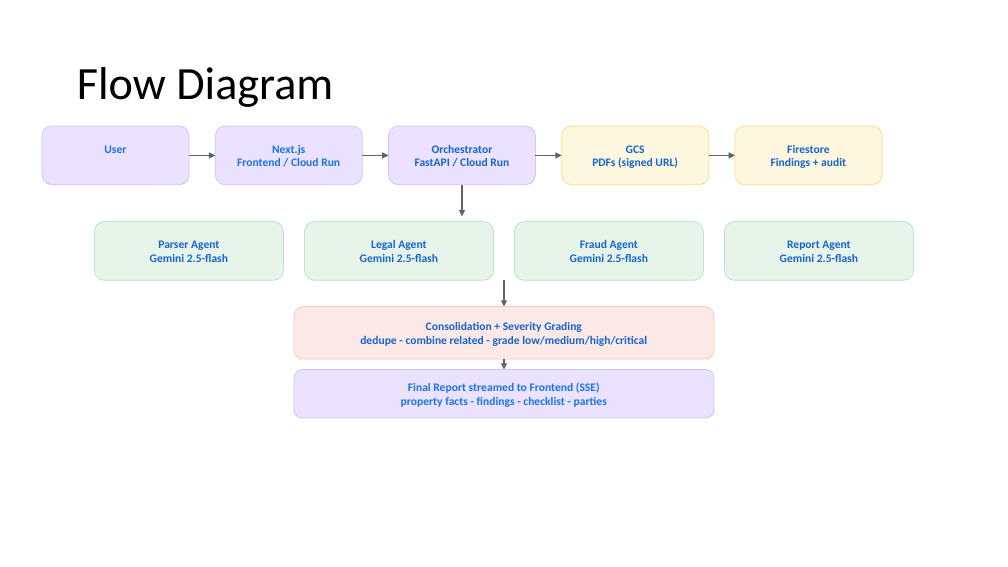
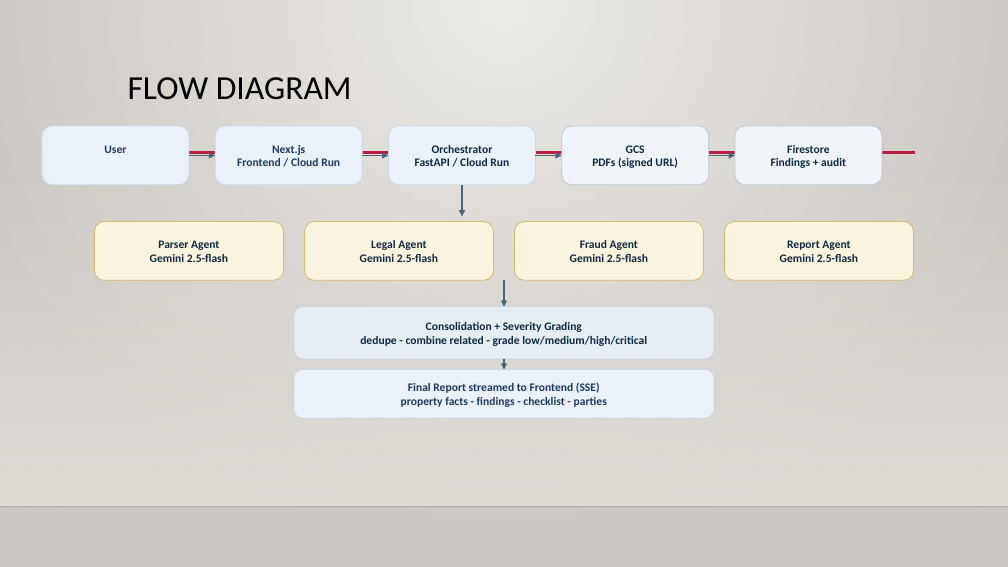
Before and after one commit to abhi88000/land-fraud-detection, a slide deck: slide 6 of docs/deck/Landshield-Deck.pptx. Drawn at 1008x567 pixels with LibreOffice and Linux fonts; fonts in the diff are those of the drawing; background and template pictures are left out. Boxes give left, top, right and bottom in pixels: in the first picture for what was removed or moved away, otherwise in the second. Text is boxed around its words. In the diff, an @@ line names an element or a change of style, - is before the commit and + after.

Commit message:
style(deck): apply professional navy+slate+gold palette and auto-apply Gallery theme

```diff
--- a/docs/deck/Landshield-Deck.pptx
+++ b/docs/deck/Landshield-Deck.pptx
@@ background #FFFFFF to gradient #ECEAE7 to #CAC7C1 @@
@@ title "FLOW DIAGRAM" at (128,77,352,100): vertical alignment middle to top @@
@@ title at (128,77,352,100): text changed; size 44 to 32 pt @@
-Flow Diagram
+FLOW DIAGRAM
@@ rounded rectangle "Orchestrator" at (389,126,535,185): text colour #1765CC to #102A43; fill #EAE2FE to #EAF1F8; outline #C8C8FA 0.75 pt to #C8D8E8 0.75 pt @@
@@ rounded rectangle "GCS" at (562,126,709,185): text colour #1765CC to #102A43; fill #FEF7E0 to #F0F4F8; outline #FADD8B 0.75 pt to #B8C8D4 0.75 pt @@
@@ rounded rectangle "Firestore" at (735,126,882,185): text colour #1765CC to #102A43; fill #FEF7E0 to #F0F4F8; outline #FADD8B 0.75 pt to #B8C8D4 0.75 pt @@
@@ rectangle added at (0,167,1008,507), fill gradient #DFDBD5 @@
@@ line added from (120, 153) to (915, 153), #B71E42 2.5 pt @@
@@ arrow (189, 156) - (216, 156): stroke #5F6368 1.5 pt to #4A6480 1.5 pt @@
@@ arrow (362, 156) - (389, 156): stroke #5F6368 1.5 pt to #4A6480 1.5 pt @@
@@ arrow (535, 156) - (562, 156): stroke #5F6368 1.5 pt to #4A6480 1.5 pt @@
@@ arrow (709, 156) - (735, 156): stroke #5F6368 1.5 pt to #4A6480 1.5 pt @@
@@ arrow (462, 185) - (462, 216): stroke #5F6368 1.5 pt to #4A6480 1.5 pt @@
@@ text colour #1765CC to #102A43; fill #E6F4EA to #FAF3DD; outline #BDE5C8 0.75 pt to #DAB86F 0.75 pt in 4 elements at (95,222,284,281), (305,222,494,281), (515,222,704,281), (724,222,913,281) @@
@@ arrow (504, 281) - (504, 307): stroke #5F6368 1.5 pt to #4A6480 1.5 pt @@
@@ rounded rectangle "Consolidation + Severity Grading" at (294,307,715,359): text colour #1765CC to #102A43; fill #FCE8E6 to #E6EDF3; outline #FAC7BD 0.75 pt to #C8D5DE 0.75 pt @@
@@ arrow (504, 359) - (504, 370): stroke #5F6368 1.5 pt to #4A6480 1.5 pt @@
@@ text colour #1A73E8 to #1F3A5F; fill #EAE2FE to #EAF1F8; outline #C8C8FA 0.75 pt to #C8D8E8 0.75 pt in 3 elements at (42,126,189,185), (216,126,362,185), (294,370,715,418) @@
@@ line added from (0, 507) to (1008, 507), #000001 1 pt @@
```
Also in this commit, not shown: 11 other slides changed, 1 other file.
